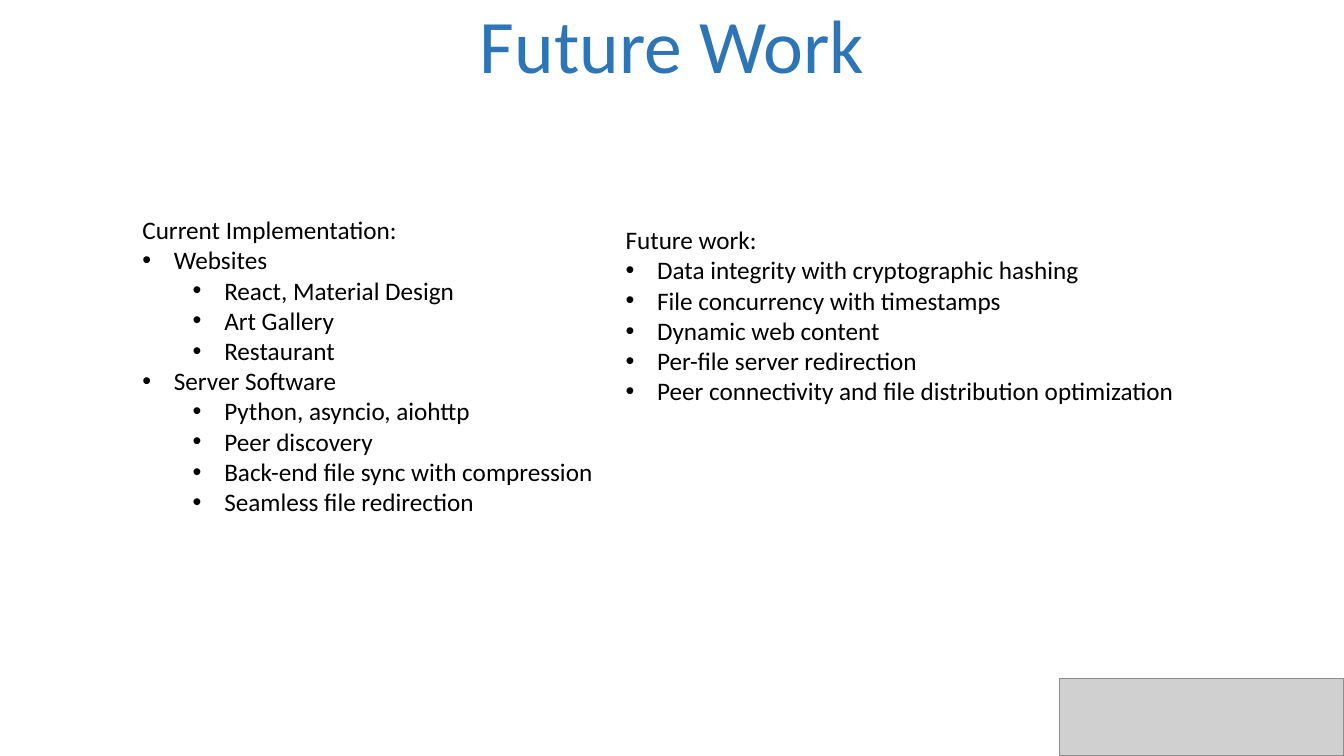
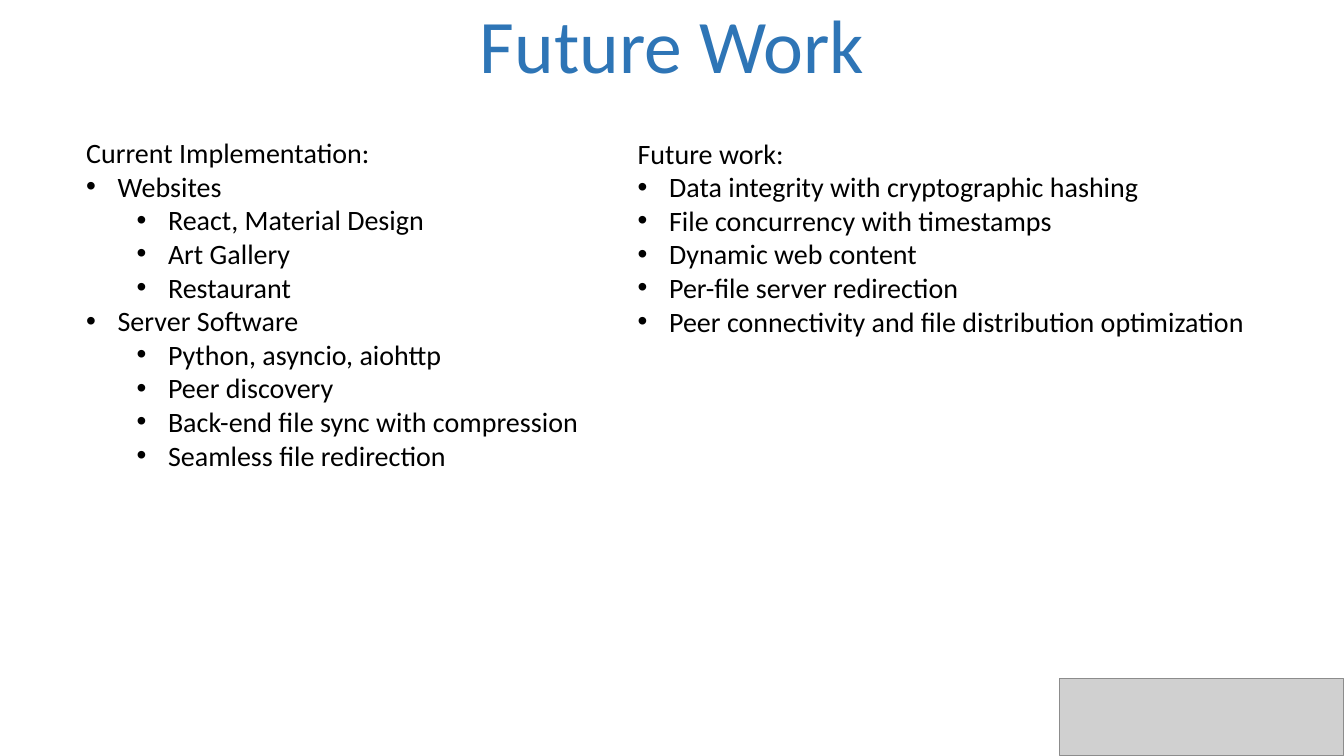
Before and after one commit to gregjhansell97/DuckWeb, a slide deck: slide 6 of presentation.pptx. Drawn at 1344x756 pixels with LibreOffice and Linux fonts; fonts in the diff are those of the drawing; grey boxes stand for pictures. Boxes give left, top, right and bottom in pixels: in the first picture for what was removed or moved away, otherwise in the second. Text is boxed around its words. In the diff, an @@ line names an element or a change of style, - is before the commit and + after.

Commit message:
updated slides

```diff
--- a/presentation.pptx
+++ b/presentation.pptx
@@ text "Current Implementation:": place and size @@
-text "Current Implementation:" at box(142, 221, 592, 512)
+text "Current Implementation:" at box(86, 143, 578, 467)
@@ text "Current Implementation:" at box(86, 143, 578, 467): size 18 to 20 pt @@
@@ text "Future work:" at box(638, 144, 1244, 337): size 18 to 20 pt @@
@@ text "Future work:": place and size @@
-text "Future work:" at box(626, 231, 1173, 404)
+text "Future work:" at box(638, 144, 1244, 337)
```
Also in this commit, not shown: 2 other files.
